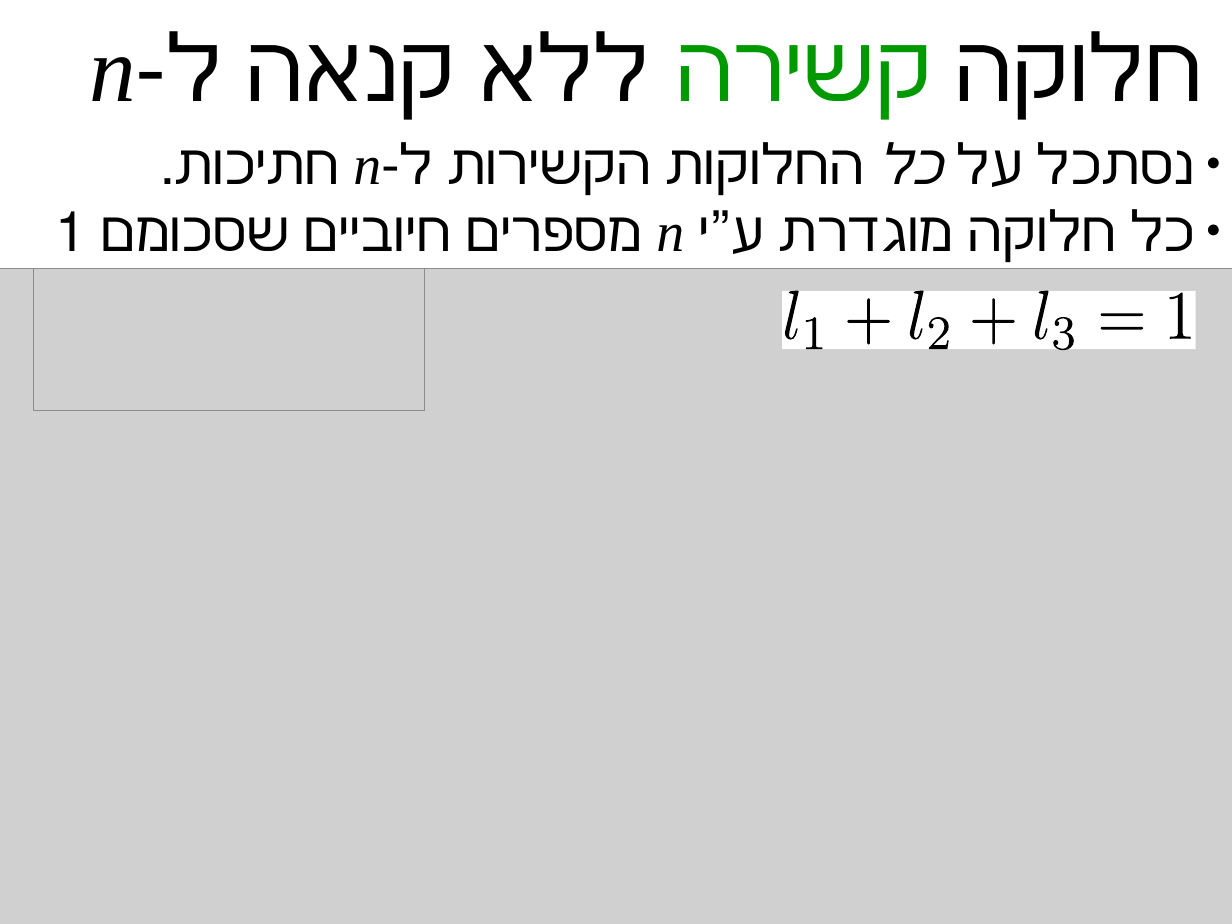
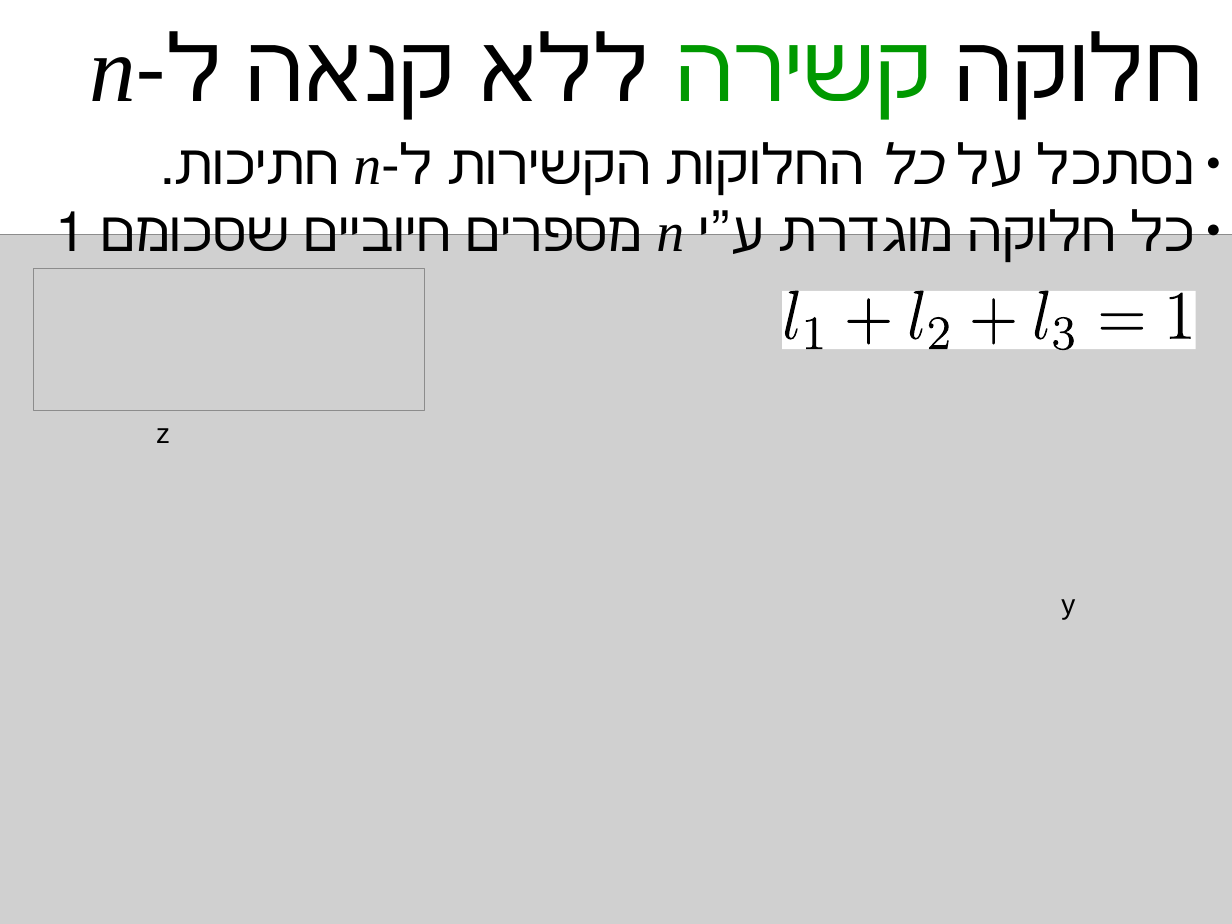
Before and after one commit to erelsgl-at-ariel/algorithms-5783, a slide deck: slide 8 of 01-fair-cake-cutting/slides-2-envyfree.odp (slide 9 before the commit). Drawn at 1232x924 pixels with LibreOffice and Linux fonts; fonts in the diff are those of the drawing; grey boxes stand for pictures. Boxes give left, top, right and bottom in pixels: in the first picture for what was removed or moved away, otherwise in the second. Text is boxed around its words. In the diff, an @@ line names an element or a change of style, - is before the commit and + after.

```diff
--- a/01-fair-cake-cutting/slides-2-envyfree.odp
+++ b/01-fair-cake-cutting/slides-2-envyfree.odp
@@ picture: place and size @@
-picture at (0,268,1232,924)
+picture at (0,235,1232,924)
@@ text added at (156,428,170,443), 18 pt, text #000000 @@
+z
@@ text added at (1061,599,1075,619), 18 pt, text #000000 @@
+y
```
Also in this commit, not shown: 4 other slides changed, 1 slide removed, 4 other files.
